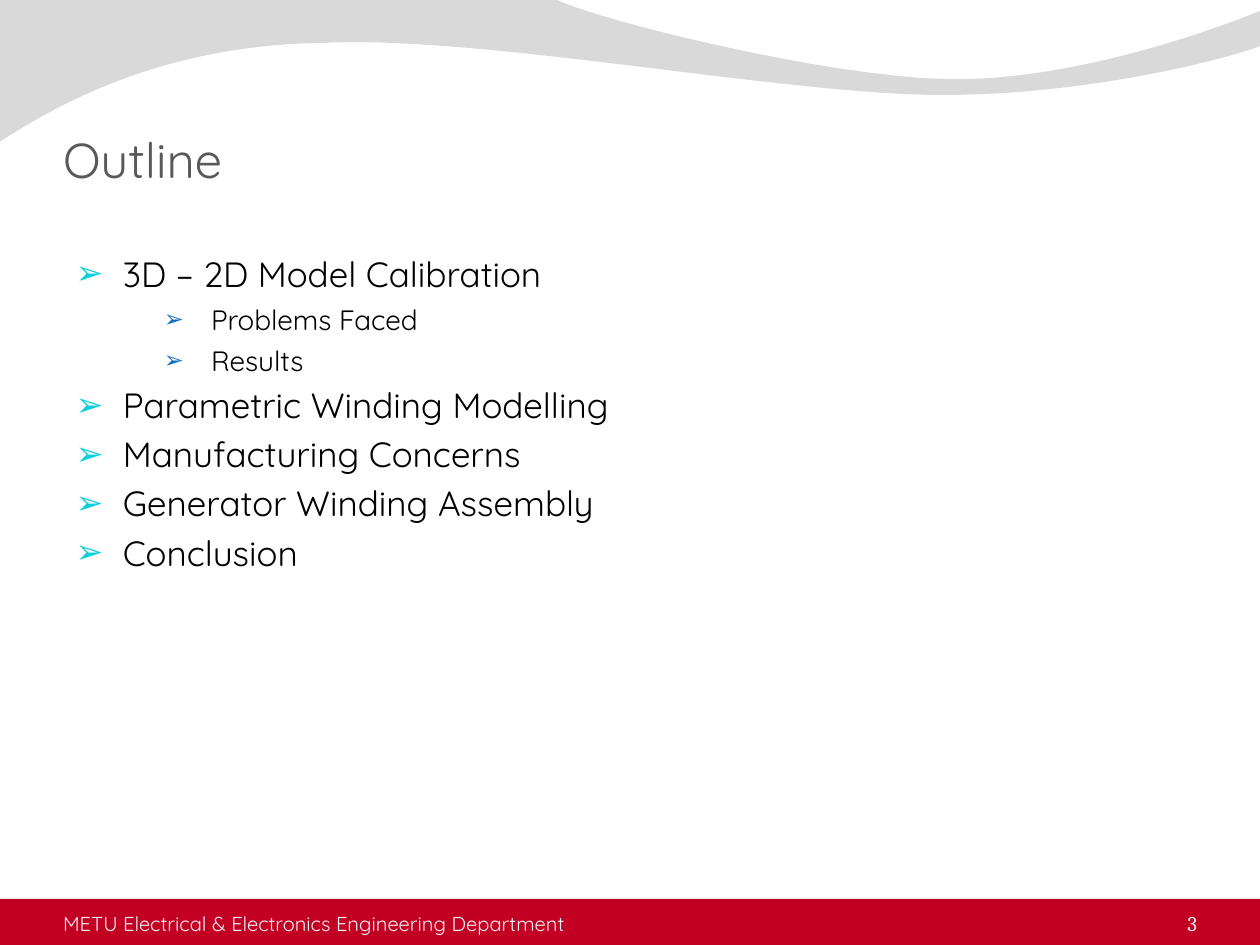
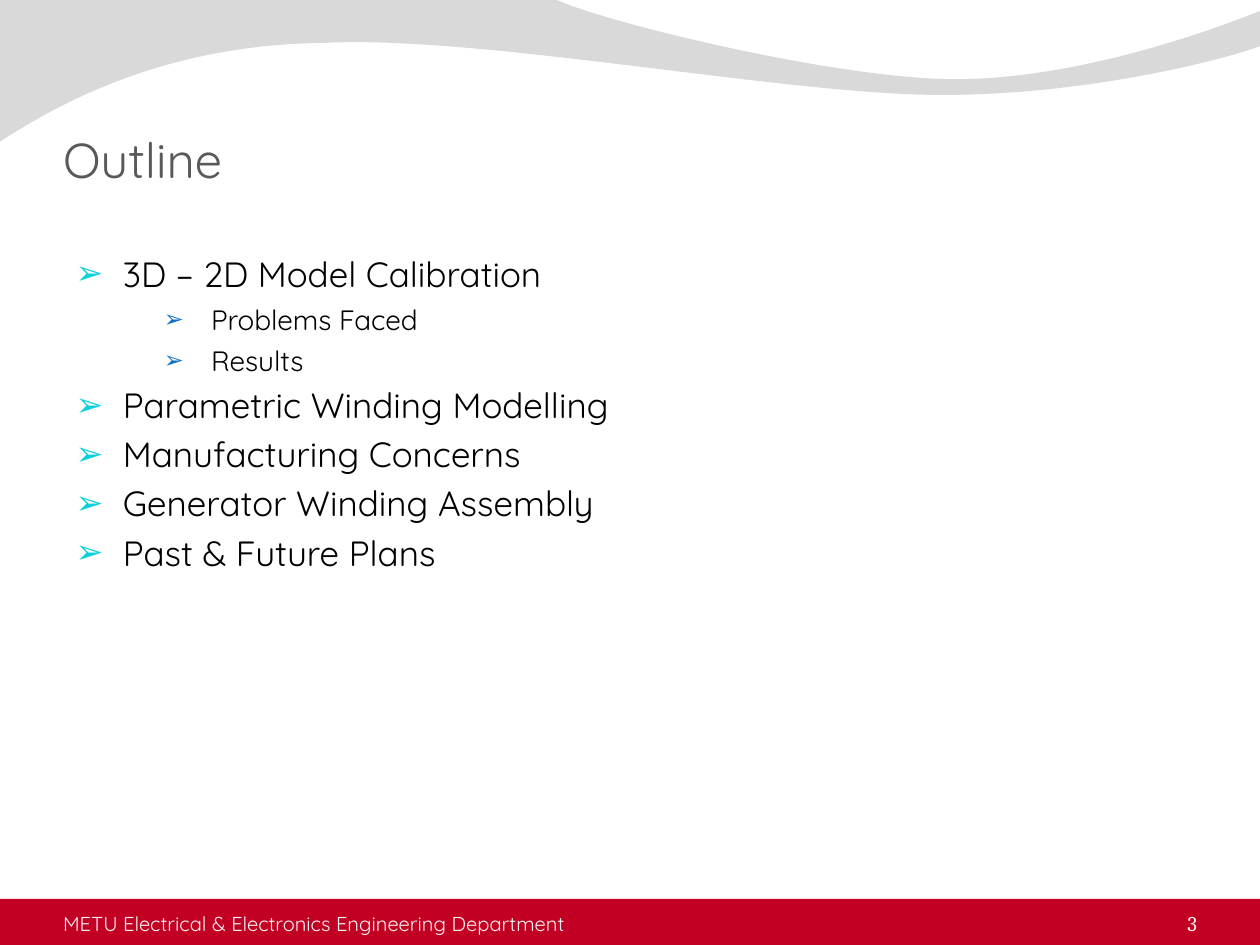
Before and after one commit to sametyakut/Studies, a slide deck: slide 3 of Presentations/Keysani_Sunum_Winding_Design_2023_06_13.pptx. Drawn at 1260x945 pixels with LibreOffice and Linux fonts; fonts in the diff are those of the drawing; background and template pictures are left out. Boxes give left, top, right and bottom in pixels: in the first picture for what was removed or moved away, otherwise in the second. Text is boxed around its words. In the diff, an @@ line names an element or a change of style, - is before the commit and + after.

```diff
--- a/Presentations/Keysani_Sunum_Winding_Design_2023_06_13.pptx
+++ b/Presentations/Keysani_Sunum_Winding_Design_2023_06_13.pptx
@@ text at (x1=123, y1=540, x2=436, y2=567): text changed @@
-➢ Conclusion
+➢ Past & Future Plans
```
Also in this commit, not shown: 6 other slides changed, 24 other files.
